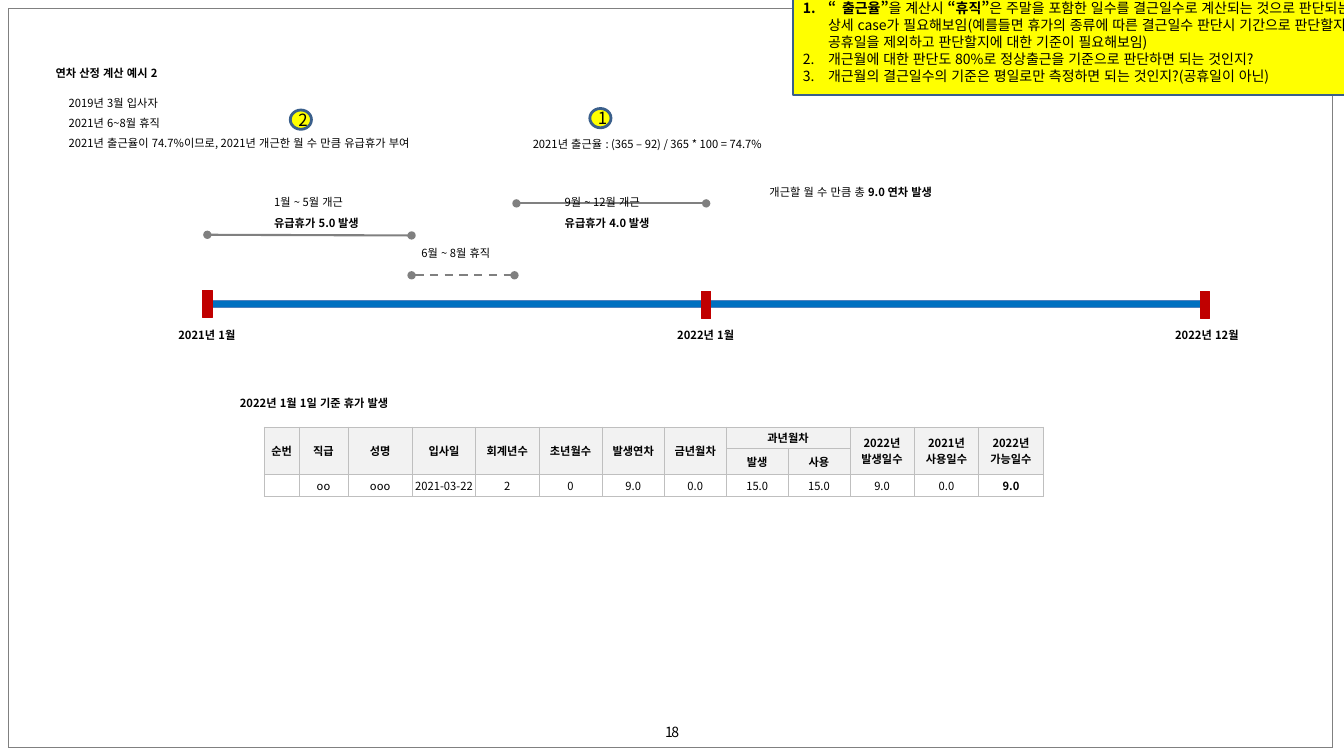
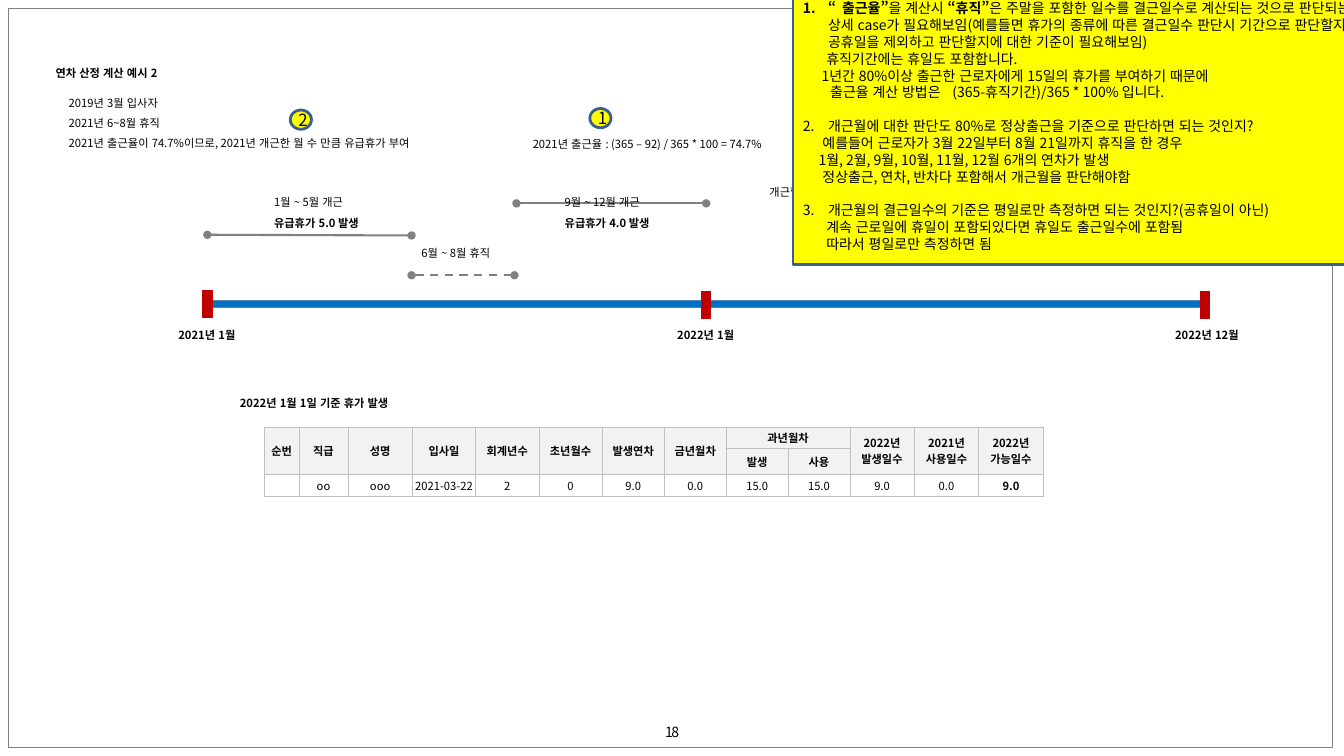
Before and after one commit to yamdeng/coms_groupware, a slide deck: slide 18 of docs/컴즈_인트라넷 시스템_화면 설계서_V0.80_안용성질의사항_1004.pptx. Drawn at 1344x756 pixels with LibreOffice and Linux fonts; fonts in the diff are those of the drawing. Boxes give left, top, right and bottom in pixels: in the first picture for what was removed or moved away, otherwise in the second. Text is boxed around its words. In the diff, an @@ line names an element or a change of style, - is before the commit and + after.

```diff
--- a/docs/컴즈_인트라넷 시스템_화면 설계서_V0.80_안용성질의사항_1004.pptx
+++ b/docs/컴즈_인트라넷 시스템_화면 설계서_V0.80_안용성질의사항_1004.pptx
@@ rectangle "“출근율”을 계산시 “휴직”은 주말을 포함한 ...": place and size @@
-rectangle "“출근율”을 계산시 “휴직”은 주말을 포함한 ..." at (793,0,1344,95)
+rectangle "“출근율”을 계산시 “휴직”은 주말을 포함한 ..." at (793,0,1344,264)
@@ text in rectangle at (822,52,1209,100): paragraphs added @@
+휴직기간에는 휴일도 포함합니다.
+1년간 80%이상 출근한 근로자에게 15일의 휴가를 부여하기 때문에
+출근율 계산 방법은 (365-휴직기간)/365 * 100% 입니다.
@@ text in rectangle at (819,136,1183,185): paragraphs added @@
+예를들어 근로자가 3월 22일부터 8월 21일까지 휴직을 한 경우
+1월, 2월, 9월, 10월, 11월, 12월 6개의 연차가 발생
+정상출근, 연차, 반차다 포함해서 개근월을 판단해야함
@@ text in rectangle at (826,220,1184,250): paragraphs added @@
+계속 근로일에 휴일이 포함되있다면 휴일도 출근일수에 포함됨
+따라서 평일로만 측정하면 됨
```
Also in this commit, not shown: 17 other slides changed, 20 other files.
